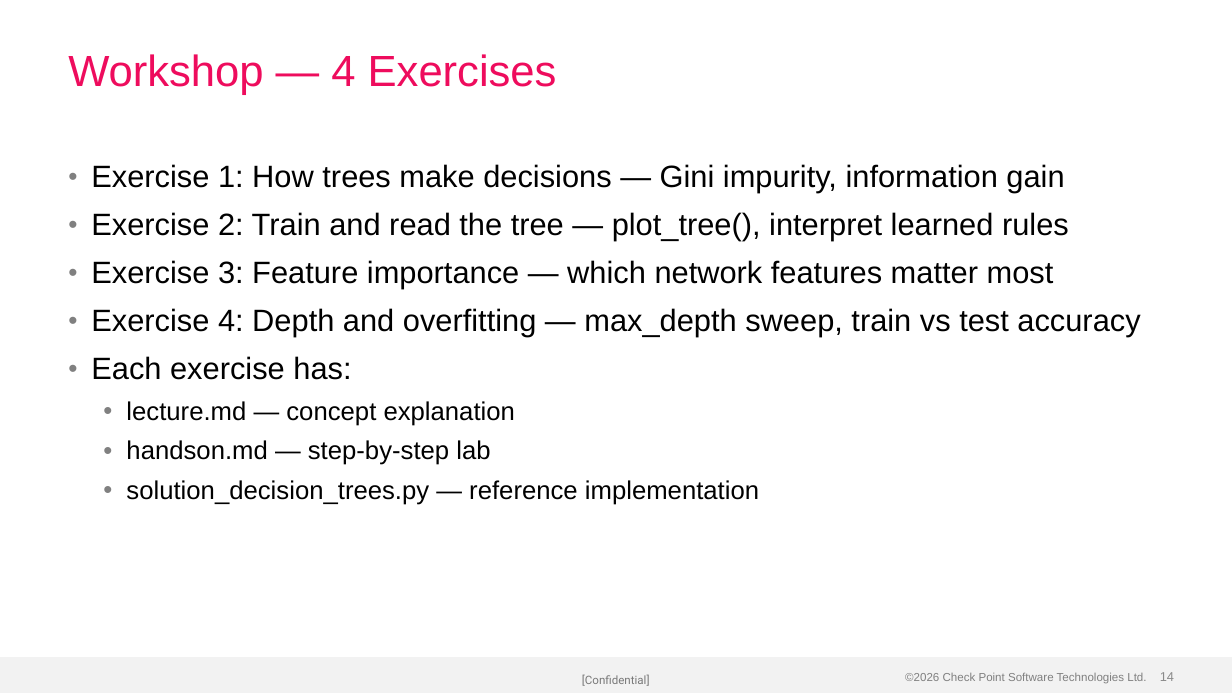
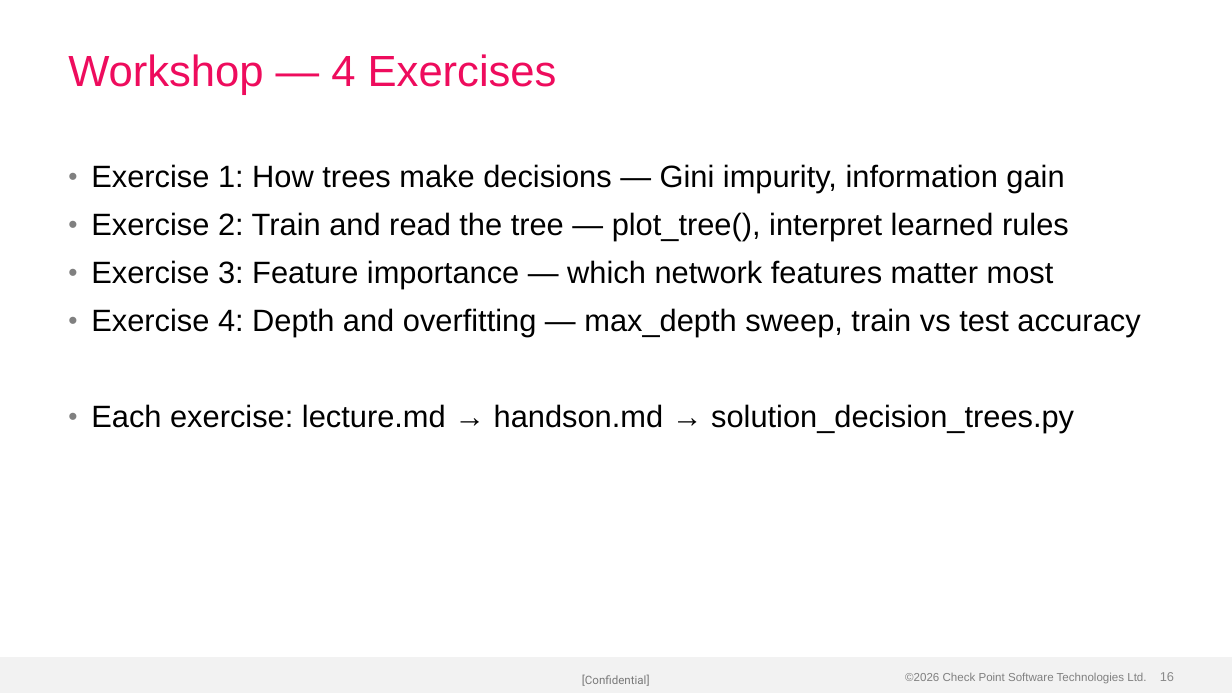
Before and after one commit to alshawwaf/ai-basic-training, a slide deck: slide 16 of stage1_classic_ml/04_decision_trees/Lecture-4-Decision-Trees.pptx (slide 14 before the commit). Drawn at 1232x693 pixels with LibreOffice and Linux fonts; fonts in the diff are those of the drawing; background and template pictures are left out. Boxes give left, top, right and bottom in pixels: in the first picture for what was removed or moved away, otherwise in the second. Text is boxed around its words. In the diff, an @@ line names an element or a change of style, - is before the commit and + after.

Commit message:
Rebuild Lecture-4 with charts and visual layouts
5 embedded images: decision tree flowchart, Gini impurity pie charts,
attack signature cards, feature importance bars, overfitting depth chart.
Uses 2-Column, Bullets+Pull Quote, and Title Only layouts.

```diff
--- a/stage1_classic_ml/04_decision_trees/Lecture-4-Decision-Trees.pptx
+++ b/stage1_classic_ml/04_decision_trees/Lecture-4-Decision-Trees.pptx
@@ text at (91, 404, 1074, 433): text changed; size 20 to 24 pt @@
-• Each exercise has:
-  • lecture.md — concept explanation
-  • handson.md — step-by-step lab
-  • solution_decision_trees.py — reference implementation
+• Each exercise: lecture.md → handson.md → solution_decision_trees.py
@@ page number at (1160, 672, 1174, 681): text changed @@
-14
+16
```
Also in this commit, not shown: 6 other slides changed, 5 slides added, 3 slides removed.
